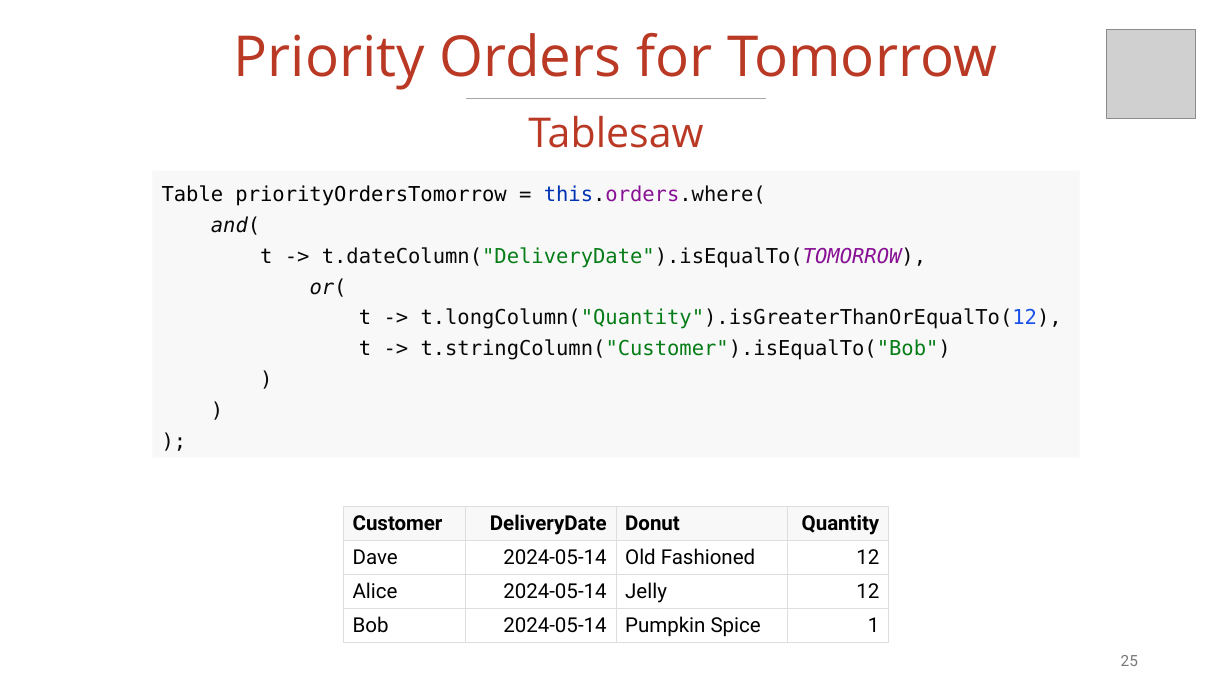
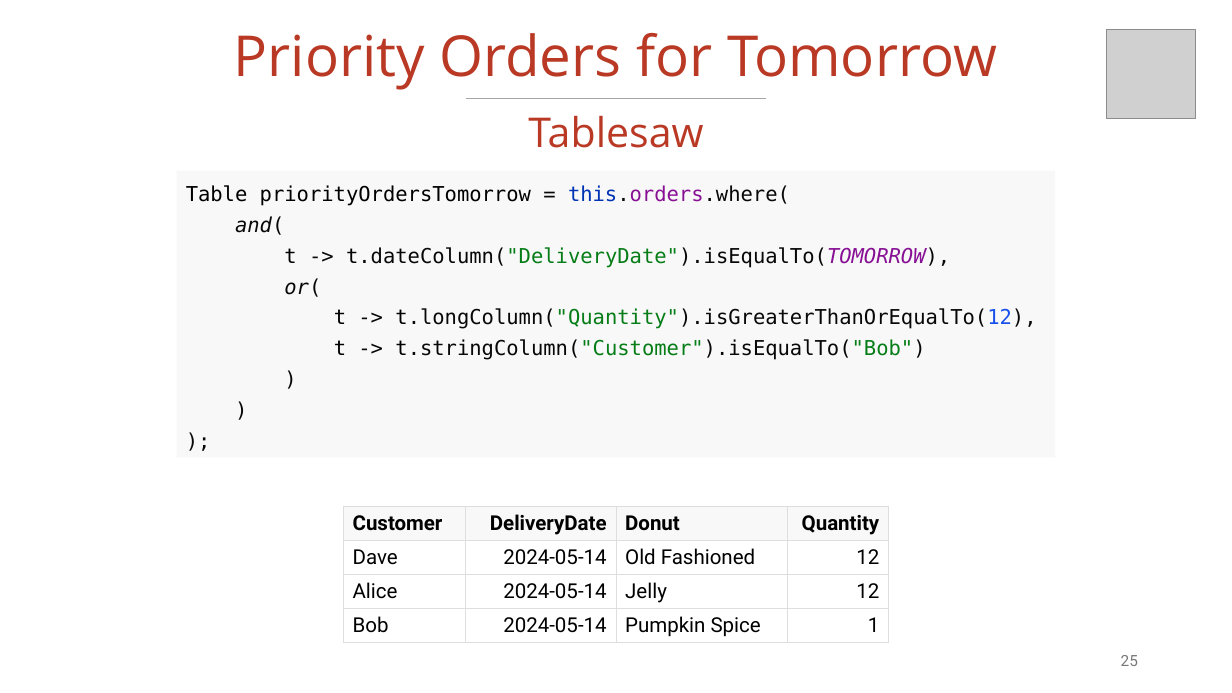
Before and after one commit to vmzakharov/missing-dataframe-talk, a slide deck: slide 25 of presentation/Missing_Dataframe_Short.pptx. Drawn at 1232x693 pixels with LibreOffice and Linux fonts; fonts in the diff are those of the drawing; grey boxes stand for pictures. Boxes give left, top, right and bottom in pixels: in the first picture for what was removed or moved away, otherwise in the second. Text is boxed around its words. In the diff, an @@ line names an element or a change of style, - is before the commit and + after.

```diff
--- a/presentation/Missing_Dataframe_Short.pptx
+++ b/presentation/Missing_Dataframe_Short.pptx
@@ rectangle "Table priorityOrdersTomorrow = this.orders.where( and( ...": place and size @@
-rectangle "Table priorityOrdersTomorrow = this.orders.where( and( ..." at (152, 171, 1080, 458)
+rectangle "Table priorityOrdersTomorrow = this.orders.where( and( ..." at (177, 171, 1055, 458)
```
Also in this commit, not shown: 12 other slides changed, 1 other file.
